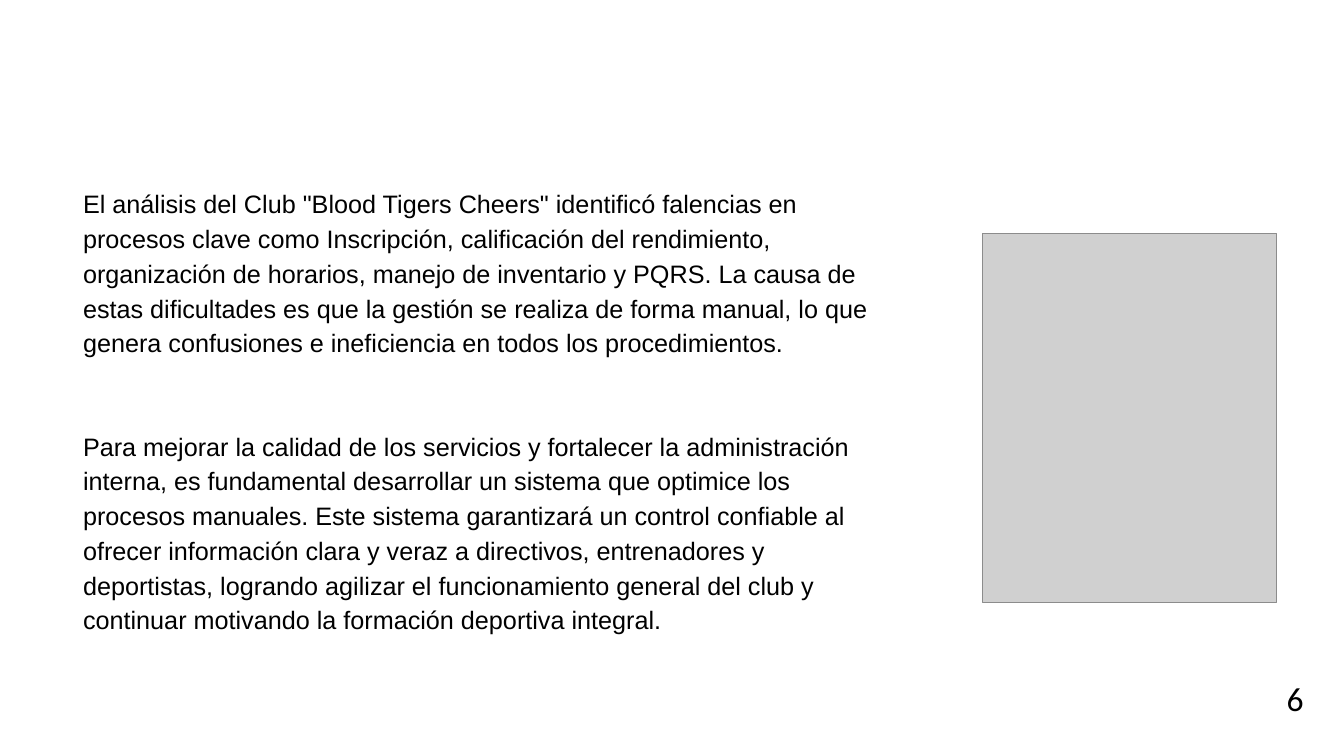
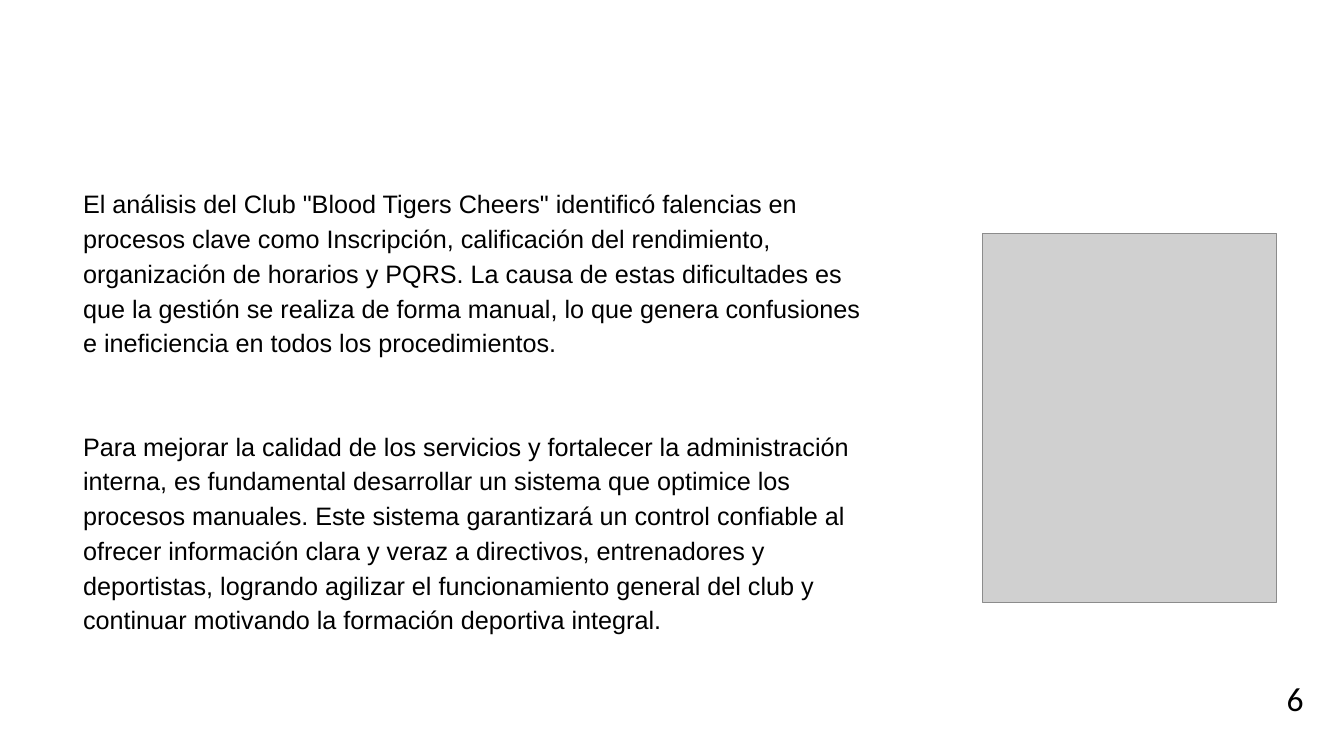
Before and after one commit to DONLEO21/Pruebas, a slide deck: slide 6 of Documentación/Presentacion_SENA_CheerClick_I.pptx. Drawn at 1344x756 pixels with LibreOffice and Linux fonts; fonts in the diff are those of the drawing; grey boxes stand for pictures; background and template pictures are left out. Boxes give left, top, right and bottom in pixels: in the first picture for what was removed or moved away, otherwise in the second. Text is boxed around its words. In the diff, an @@ line names an element or a change of style, - is before the commit and + after.

Commit message:
Segunda Versión Presentación CheerClick I

```diff
--- a/Documentación/Presentacion_SENA_CheerClick_I.pptx
+++ b/Documentación/Presentacion_SENA_CheerClick_I.pptx
@@ text at [83,194,860,358]: text changed @@
-El análisis del Club "Blood Tigers Cheers" identificó falencias en procesos clave como Inscripción, calificación del rendimiento, organización de horarios, manejo de inventario y PQRS. La causa de estas dificultades es que la gestión se realiza de forma manual, lo que genera confusiones e ineficiencia en todos los procedimientos.
+El análisis del Club "Blood Tigers Cheers" identificó falencias en procesos clave como Inscripción, calificación del rendimiento, organización de horarios y PQRS. La causa de estas dificultades es que la gestión se realiza de forma manual, lo que genera confusiones e ineficiencia en todos los procedimientos.
```
Also in this commit, not shown: 5 other slides changed, 2 slides removed.
